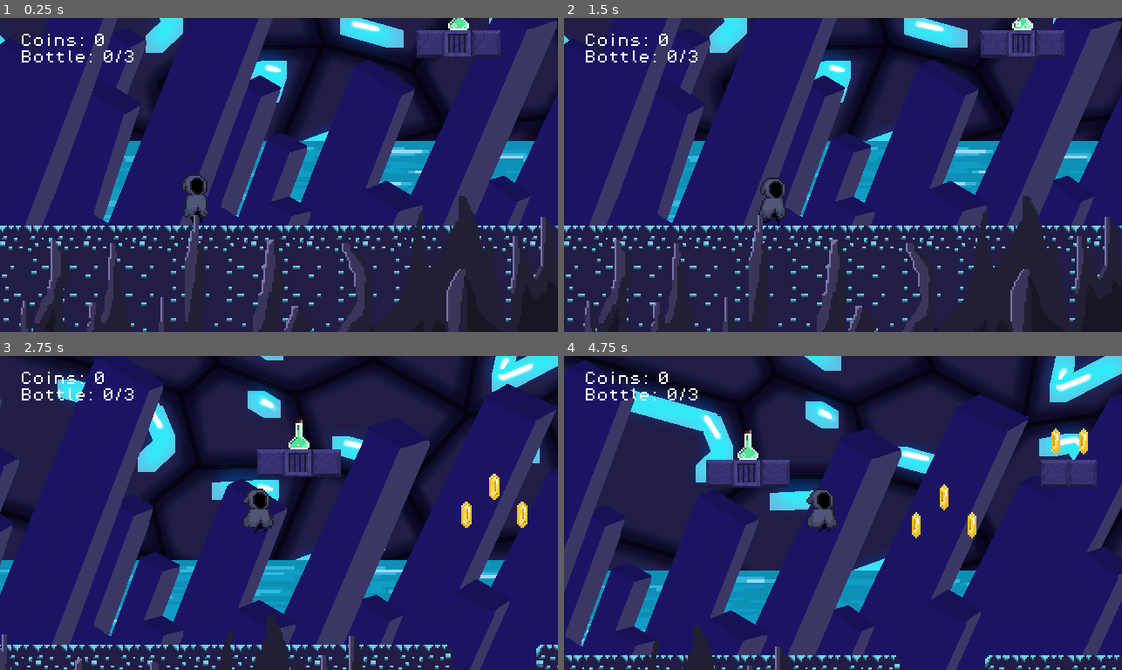
Above: before the commit, frames 1-4 (two rows, left to right).
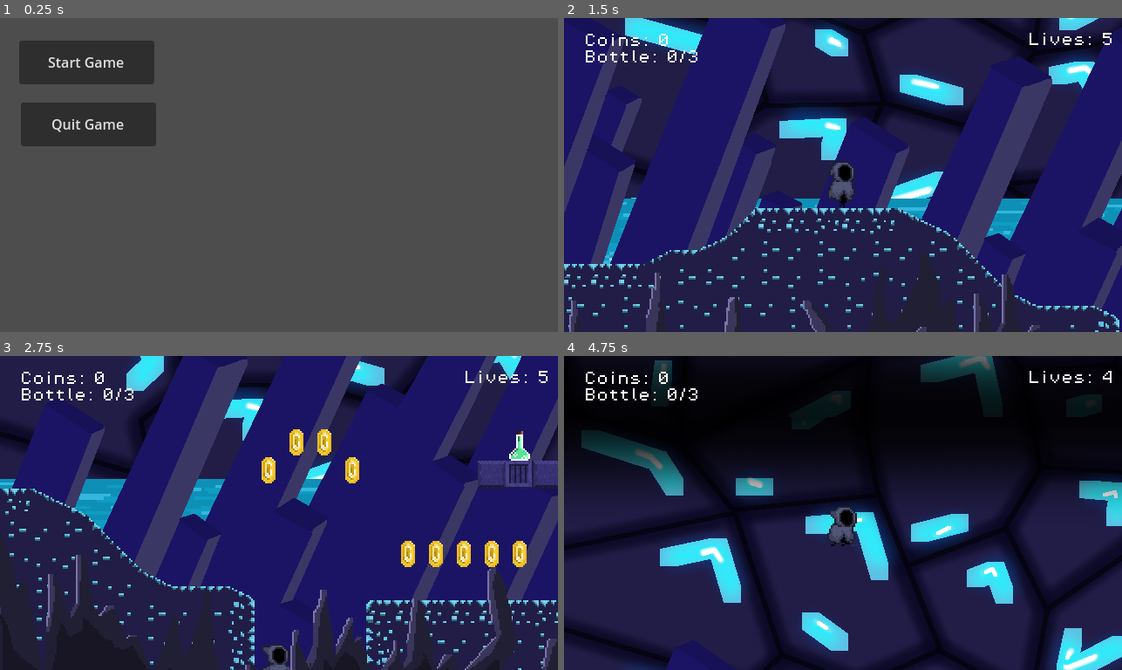
Above: after the commit, the same moments.

Repository: pac-source/wizzindungeons
Game: Godot game, scene res://scenes/menu.tscn
Two runs of this game, one before a commit and one after it. Both use one fixed random seed, a clock stepped at 60 frames per second and the inputs below. Before the commit the project starts from res://scenes/game.tscn.
Inputs (mouse positions are in pixels of both pictures, inside the frame that each line leads up to):
- Up to frame 1 (0.25 s): no input
- Up to frame 2 (1.5 s): click (653, 61) at 0.5 s, where only the run after the commit has a clickable "Start Game"; hold Right (move_right) from 1.28 s (still down); hold X (dash) from 1.28 s (still down)
- Up to frame 3 (2.75 s): keep holding Right (move_right); tap Z (jump) at 1.52, 1.82, 2.27, 2.3, 2.57 s; tap C (kick) at 1.55, 2.1 s; release X (dash) at 2.03 s
- Up to frame 4 (4.75 s): release Right (move_right) at 2.78 s; hold Left (move_left) 2.78-3.53 s; hold Z (jump) 2.78-3.53 s; tap X (dash) at 3.05, 3.6 s; hold Right (move_right) from 3.53 s (still down); tap Z (jump) at 3.77, 4.07, 4.52, 4.55 s; tap C (kick) at 3.8 s; hold C (kick) from 4.28 s (still down)

The runs differ from the first frame. In frame 1, 88% of the frame differs, in the area x 0-100%, y 0-100%; in frame 2, 61%; in frame 3, 71%; in frame 4, 85%.

Commit message:
fixed jump gliding glitch

Diff:
--- a/project.godot
+++ b/project.godot
@@ -11,7 +11,7 @@
 [application]
 
 config/name="wizzindungeons"
-run/main_scene="res://scenes/game.tscn"
+run/main_scene="res://scenes/menu.tscn"
 config/features=PackedStringArray("4.4", "Forward Plus")
 config/icon="res://icon.png"
 
--- a/scenes/Levels/level_1.tscn
+++ b/scenes/Levels/level_1.tscn
@@ -14,6 +14,7 @@
 [node name="Level_1" type="Node2D"]
 
 [node name="player" parent="." instance=ExtResource("1_ac15f")]
+z_index = 1
 position = Vector2(202, 225)
 collision_layer = 29
 
--- a/scenes/canvas_layer.tscn
+++ b/scenes/canvas_layer.tscn
@@ -1,9 +1,13 @@
-[gd_scene load_steps=4 format=3 uid="uid://7hgcttb1f0j1"]
+[gd_scene load_steps=6 format=3 uid="uid://7hgcttb1f0j1"]
 
 [ext_resource type="FontFile" uid="uid://dxbxo5hpc0ykf" path="res://sprites/brackeys_platformer_assets/fonts/PixelOperator8.ttf" id="1_ghj5q"]
 [ext_resource type="Script" uid="uid://w7q1l8ws0r81" path="res://scripts/hud.gd" id="2_ek3oe"]
+[ext_resource type="Script" uid="uid://5rqieyi2def3" path="res://scripts/lives.gd" id="3_ek3oe"]
 
 [sub_resource type="LabelSettings" id="LabelSettings_u5sy4"]
+font = ExtResource("1_ghj5q")
+
+[sub_resource type="LabelSettings" id="LabelSettings_mg525"]
 font = ExtResource("1_ghj5q")
 
 [node name="CanvasLayer" type="CanvasLayer"]
@@ -20,3 +24,13 @@
 Bottle: 0/3"
 label_settings = SubResource("LabelSettings_u5sy4")
 script = ExtResource("2_ek3oe")
+
+[node name="lives" type="Label" parent="."]
+offset_left = 542.0
+offset_top = 177.0
+offset_right = 640.0
+offset_bottom = 226.0
+text = "Lives: 0
+"
+label_settings = SubResource("LabelSettings_mg525")
+script = ExtResource("3_ek3oe")
--- /dev/null
+++ b/scenes/menu.tscn
@@ -0,0 +1,31 @@
+[gd_scene load_steps=2 format=3 uid="uid://s5iw662nroau"]
+
+[ext_resource type="Script" uid="uid://e3yicc1rcvu4" path="res://scripts/menu.gd" id="1_yqeox"]
+
+[node name="Menu" type="Control"]
+layout_mode = 3
+anchors_preset = 15
+anchor_right = 1.0
+anchor_bottom = 1.0
+grow_horizontal = 2
+grow_vertical = 2
+script = ExtResource("1_yqeox")
+
+[node name="start" type="Button" parent="."]
+layout_mode = 0
+offset_left = 22.0
+offset_top = 26.0
+offset_right = 177.0
+offset_bottom = 76.0
+text = "Start Game"
+
+[node name="quit" type="Button" parent="."]
+layout_mode = 0
+offset_left = 24.0
+offset_top = 97.0
+offset_right = 179.0
+offset_bottom = 147.0
+text = "Quit Game"
+
+[connection signal="pressed" from="start" to="." method="_on_start_pressed"]
+[connection signal="pressed" from="quit" to="." method="_on_quit_pressed"]
--- a/scenes/player.tscn
+++ b/scenes/player.tscn
@@ -229,28 +229,32 @@
 }],
 "loop": true,
 "name": &"run",
+"speed": 19.0
+}, {
+"frames": [{
+"duration": 1.0,
+"texture": SubResource("AtlasTexture_31cv2")
+}, {
+"duration": 1.0,
+"texture": SubResource("AtlasTexture_pf23h")
+}, {
+"duration": 1.0,
+"texture": SubResource("AtlasTexture_dt7fs")
+}, {
+"duration": 1.0,
+"texture": SubResource("AtlasTexture_wqfne")
+}],
+"loop": true,
+"name": &"walk",
 "speed": 12.0
-}, {
-"frames": [{
-"duration": 1.0,
-"texture": SubResource("AtlasTexture_31cv2")
-}, {
-"duration": 1.0,
-"texture": SubResource("AtlasTexture_pf23h")
-}, {
-"duration": 1.0,
-"texture": SubResource("AtlasTexture_dt7fs")
-}, {
-"duration": 1.0,
-"texture": SubResource("AtlasTexture_wqfne")
-}],
-"loop": true,
-"name": &"walk",
-"speed": 6.0
 }]
 
-[sub_resource type="RectangleShape2D" id="RectangleShape2D_bv5bx"]
-size = Vector2(8, 23.5)
+[sub_resource type="CircleShape2D" id="CircleShape2D_g2els"]
+radius = 5.0
+
+[sub_resource type="CapsuleShape2D" id="CapsuleShape2D_g2els"]
+radius = 6.0
+height = 16.0
 
 [sub_resource type="RectangleShape2D" id="RectangleShape2D_g2els"]
 size = Vector2(11, 25)
@@ -260,31 +264,19 @@
 script = ExtResource("1_fohm3")
 
 [node name="AnimatedSprite2D" type="AnimatedSprite2D" parent="."]
-position = Vector2(1, 3)
+position = Vector2(0, 3)
 sprite_frames = SubResource("SpriteFrames_vrhqb")
-animation = &"pound"
+animation = &"walk"
 autoplay = "idle"
-frame_progress = 0.912017
-
-[node name="CollisionShape2D" type="CollisionShape2D" parent="."]
-position = Vector2(1, 6.75)
-shape = SubResource("RectangleShape2D_bv5bx")
-
-[node name="left_outer" type="RayCast2D" parent="."]
-position = Vector2(-3, -2)
-target_position = Vector2(0, -25)
-
-[node name="right_outer" type="RayCast2D" parent="."]
-position = Vector2(5, -2)
-target_position = Vector2(0, -25)
-
-[node name="left_inner" type="RayCast2D" parent="."]
-position = Vector2(0, -2)
-target_position = Vector2(0, -25)
-
-[node name="right_inner" type="RayCast2D" parent="."]
-position = Vector2(2, -2)
-target_position = Vector2(0, -25)
+frame_progress = 0.484265
+
+[node name="head_collision" type="CollisionShape2D" parent="."]
+position = Vector2(0, -3)
+shape = SubResource("CircleShape2D_g2els")
+
+[node name="body_collision" type="CollisionShape2D" parent="."]
+position = Vector2(0, 11)
+shape = SubResource("CapsuleShape2D_g2els")
 
 [node name="Area2D" type="Area2D" parent="."]
 z_index = 5
@@ -292,6 +284,6 @@
 collision_mask = 7
 
 [node name="hitbox" type="CollisionShape2D" parent="Area2D"]
-position = Vector2(0.5, 6.5)
+position = Vector2(0, 6)
 shape = SubResource("RectangleShape2D_g2els")
 debug_color = Color(0.961112, 0.186353, 0.175121, 0.42)
--- a/scripts/enemy.gd
+++ b/scripts/enemy.gd
@@ -11,8 +11,6 @@
 @onready var raycast_left: RayCast2D = $raycast_left
 @onready var raycast_right: RayCast2D = $raycast_right
 @onready var animated_sprite_2d: AnimatedSprite2D = $AnimatedSprite2D
-@onready var animation_player: AnimationPlayer = $AnimationPlayer
-@onready var spawn_hit: Area2D = $spawn_hit
 @onready var visible_on_screen_notifier_2d: VisibleOnScreenNotifier2D = $VisibleOnScreenNotifier2D
 @onready var collision_for_enemy: CollisionShape2D = $collision_for_enemy
 @onready var animation: AnimationPlayer = $animation
@@ -47,8 +45,8 @@
 func _on_hitbox_body_entered(body: Node2D) -> void:
 	if(body.name == "player"):
 		y_differnce_player_enemy = position.y - body.position.y
-		print("y diff: " + str(y_differnce_player_enemy) + " player.y velocity: " + str(body.return_velocity()))
-		if (y_differnce_player_enemy < 12.55 or body.return_velocity() < 0.0):
+		print("ply pos: " + str(body.position.y) + " enem pos: " + str(position.y))
+		if (body.position.y < position.y):
 			player_variables.level_restart()
 			print("you die")
 		else:
--- /dev/null
+++ b/scripts/lives.gd
@@ -0,0 +1,6 @@
+extends Label
+
+@onready var lives: Label = $"."
+
+func _process(float) -> void:
+	lives.text = "Lives: " + str(player_variables.player_lives)
--- /dev/null
+++ b/scripts/menu.gd
@@ -0,0 +1,10 @@
+extends Control
+
+
+
+func _on_start_pressed() -> void:
+	get_tree().change_scene_to_file("res://scenes/Levels/level_1.tscn")
+
+
+func _on_quit_pressed() -> void:
+	get_tree().quit()
--- a/scripts/player.gd
+++ b/scripts/player.gd
@@ -10,17 +10,19 @@
 const GRAVITY = 2000.0
 const FALL_GRAVITY = 3000.0
 const FAST_FALL_GRAVITY = 30000.0
+const GLIDE_GRAVITY = 600.0
 
 const JUMP_VELOCITY = -550.0
 const MAX_JUMP_VELOCITY = -590.0
 
 const INPUT_BUFFER = 0.125
 const COYOTE_TIME = 0.08
+const GLIDE_TIME = 0.55
 
 var input_buffer_timer : Timer
 var coyote_timer = 0.0
+var glide_timer = 0.0
 var jump_available : bool = true
-var duck_down = 1
 
 @onready var sprite_2d := $AnimatedSprite2D
 @onready var player: CharacterBody2D = $"."
@@ -45,8 +47,10 @@
 			sprite_2d.play("run")
 		else:
 			sprite_2d.play("idle")
+	elif !is_on_floor() and Input.is_action_pressed("jump"):
+		sprite_2d.play("jump")
 	else:
-		sprite_2d.play("jump")
+		sprite_2d.play("fall")
 
 	#flip sprite
 	if horizontal_input == -1:
@@ -70,12 +74,12 @@
 		jump_available = false
 	if is_on_floor():
 		jump_available = true
+		coyote_timer = COYOTE_TIME
+		glide_timer = GLIDE_TIME
 
-	# coyote jump
-		# don't change this indendation
-		coyote_timer = COYOTE_TIME
 	coyote_timer -= delta
-	# print("coyote time: " + str(coyote_timer) + "\ndelta: " + str(delta))
+	glide_timer -= delta
+
 	if coyote_timer <= 0:
 		jump_available = false
 	else:
@@ -102,20 +106,12 @@
 			velocity.x = MAX_SPEED if velocity.x > 0 else -MAX_SPEED
 		elif Input.is_action_pressed("dash"):
 			if current_velocity < MIN_DASH_SPEED:
-				velocity.x += horizontal_input * SPEED * dash_multiplier * duck_down * delta
+				velocity.x += horizontal_input * SPEED * dash_multiplier * delta
 			elif current_velocity > MAX_DASH_SPEED:
-				velocity.x -= horizontal_input * SPEED * dash_multiplier * duck_down * delta
+				velocity.x -= horizontal_input * SPEED * dash_multiplier * delta
 	else:
 		velocity.x = move_toward(velocity.x, 0, FRICTION * floor_damping * delta)
 
-	## RAYCAST OFFSET
-	#### TODO: FIX raycast errors
-	#if player.left_outer.is_colliding() and !player.left_inner.is_colliding() and !player.right_inner.is_colliding() and !player.right_outer.is_colliding():
-		#player.golbal_position.x -= 5
-	#elif !player.left_outer.is_colliding() and !player.left_inner.is_colliding() and !player.right_inner.is_colliding() and player.right_outer.is_colliding():
-		#player.global_position.x += 5
-
-	## GRAVITY AND OTHER PHYSICS
 	velocity.y += get_the_gravity() * delta
 	move_and_slide()
 
@@ -124,12 +120,13 @@
 	jump_available = false
 
 func get_the_gravity():
-	if Input.is_action_pressed("duck_down"):
+	if Input.is_action_pressed("kick") and !is_on_floor() and !Input.is_action_pressed("jump"):
 		sprite_2d.play("pound")
-		duck_down = 0
-		return 0
+		if glide_timer > 0:
+			return 0
+		else:
+			return GLIDE_GRAVITY
 	else:
-		duck_down = 1
 		return GRAVITY
 
 func return_velocity():
--- a/scripts/player_variables.gd
+++ b/scripts/player_variables.gd
@@ -7,7 +7,12 @@
 var chemical_bottle = 0
 var coins_collected = 0
 
+func _process(_delta) -> void:
+	if coins_collected > 99:
+		player_lives += 1
+		coins_collected = 0
 
 func level_restart():
-	player_variables.chemical_bottle = 0
+	chemical_bottle = 0
+	player_lives -= 1
 	get_tree().reload_current_scene()
Not shown: 1 places in scenes/player.tscn that only renumber resources
Not shown, added: scripts/lives.gd.uid
Not shown, added: scripts/menu.gd.uid
